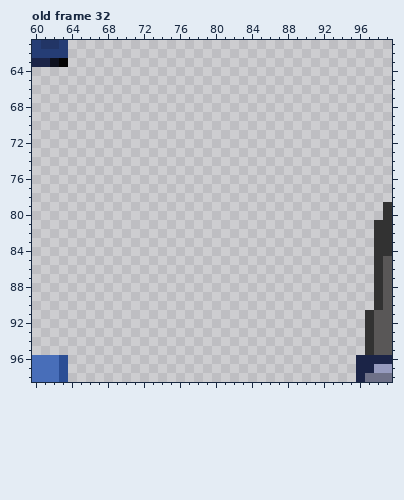
File history of a pixel-art file, projetZelda/assets/aseprite/donjon.aseprite. Above, as it was before the edit.
360x360 pixels, 34 frames. Colours within 5 levels of each other are drawn and written as one. Shown: old frame 32: x 60..99, y 61..98. The commit also changed other frames or places, which this record leaves out.
The result:
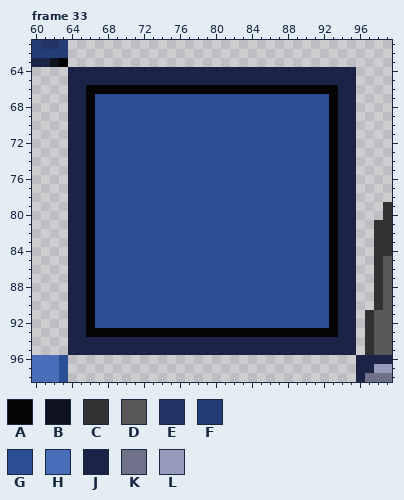
Palette (. is transparent): A #050403  B #0e111e  C #323232  D #595757  E #223566  F #253d75  G #2b4e95  H #486eb9  J #1b2447  K #6e7188  L #969bbe
A new or re-ordered frame is compared with the old frame closest to it.
Edits made:
frames 34 -> 35
Frame 33 is new; against old frame 32, layer "Layer 1":
Colour A now appears in row 66 at x 66 to 93; in rows 67 to 92 at x 66 and 93; in row 93 at x 66 to 93.
Colour G now appears in rows 67 to 92 at x 67 to 92.
Colour J now appears in rows 64 to 65 at x 64 to 95; in rows 66 to 93 at x 64 to 65 and 94 to 95; in rows 94 to 95 at x 64 to 95.
